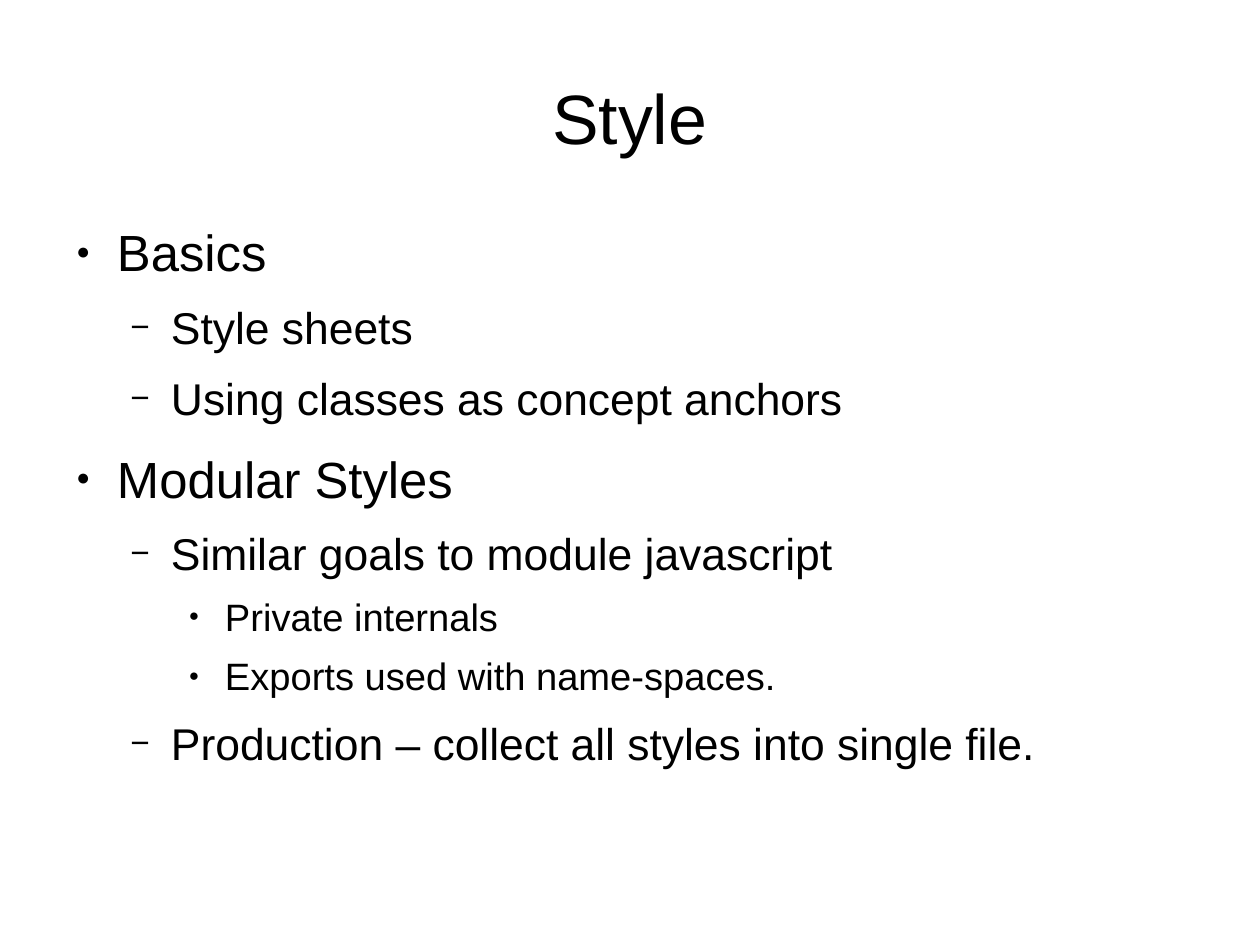
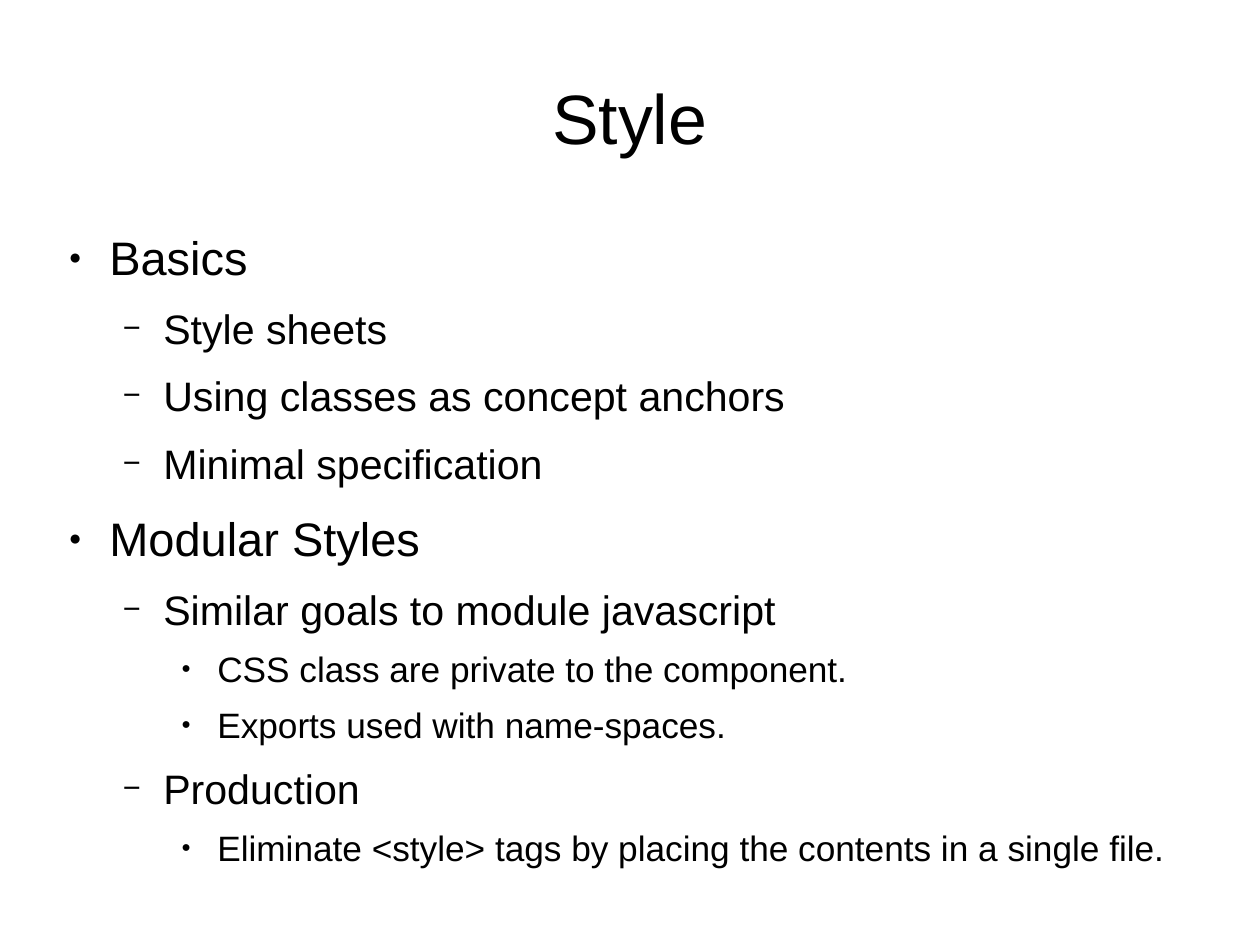
Before and after one commit to edlott/Training, a slide deck: slide 16 of docs/JavascriptTutorial.odp. Drawn at 1260x945 pixels with LibreOffice and Linux fonts; fonts in the diff are those of the drawing. Boxes give left, top, right and bottom in pixels: in the first picture for what was removed or moved away, otherwise in the second. Text is boxed around its words. In the diff, an @@ line names an element or a change of style, - is before the commit and + after.

```diff
--- a/docs/JavascriptTutorial.odp
+++ b/docs/JavascriptTutorial.odp
@@ text "Basics": place and size @@
-text "Basics" at [117, 234, 1034, 769]
+text "Basics" at [109, 241, 1164, 867]
@@ text at [109, 241, 785, 744]: size 32 to 29.6 pt in "Basics", "Modular Styles"; size 28 to 25.9 pt in "Style sheets", "Using classes as concept anchors", "Similar goals to module javascript"; size 24 to 22.2 pt in "Exports used with name-spaces." @@
@@ text at [163, 449, 542, 487]: paragraph added @@
+  − Minimal specification
@@ text at [217, 656, 847, 688]: text changed; size 24 to 22.2 pt @@
-    ● Private internals
+    ● CSS class are private to the component.
@@ text at [163, 774, 1164, 867]: text changed; size 28 to 22.2 pt @@
-  − Production – collect all styles into single file.
+  − Production
+    ● Eliminate <style> tags by placing the contents in a single file.
```
Also in this commit, not shown: 1 slide added, 2 other files.
